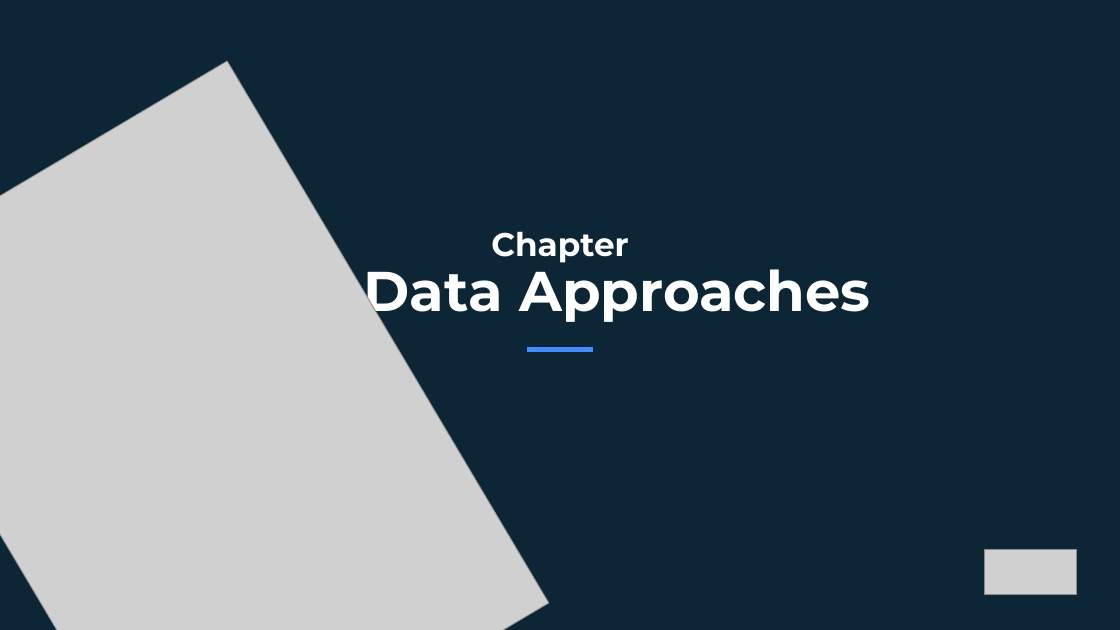
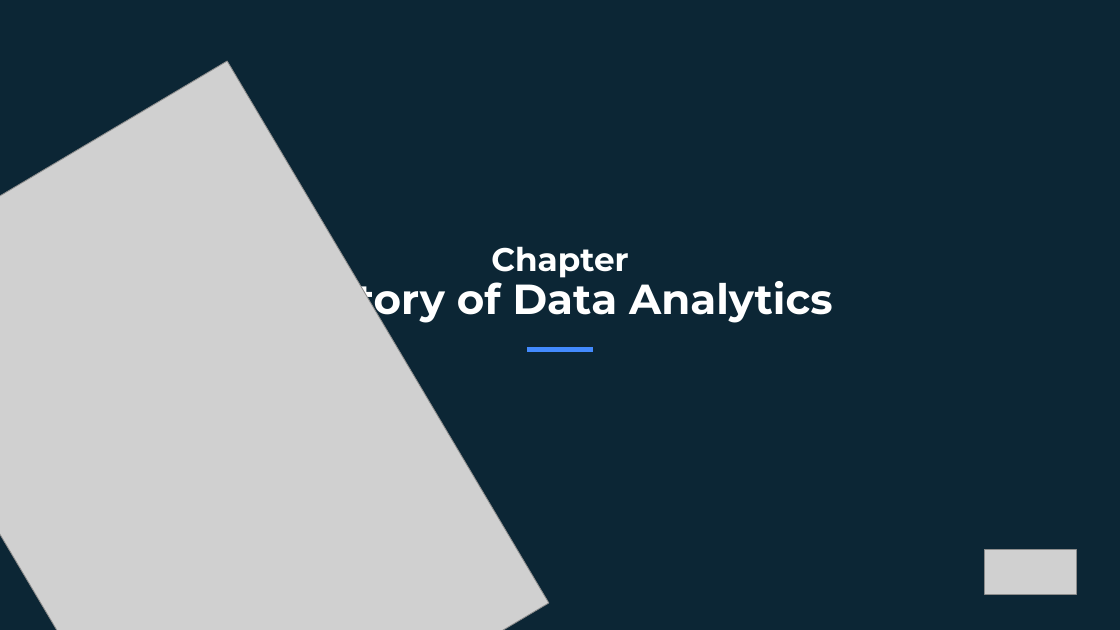
Before and after one commit to altea-abs/big-data-azure-intro, a slide deck: slide 6 of day_1/storage.pptx (slide 28 before the commit). Drawn at 1120x630 pixels with LibreOffice and Linux fonts; fonts in the diff are those of the drawing; grey boxes stand for pictures. Boxes give left, top, right and bottom in pixels: in the first picture for what was removed or moved away, otherwise in the second. Text is boxed around its words. In the diff, an @@ line names an element or a change of style, - is before the commit and + after.

```diff
--- a/day_1/storage.pptx
+++ b/day_1/storage.pptx
@@ title at (287,246,832,325): text changed; size 48 to 36 pt @@
-Chapter
-Big Data Approaches
+Chapter
+History of Data Analytics
```
Also in this commit, not shown: 18 other slides changed, 46 slides added, 11 slides removed, 6 other files.
